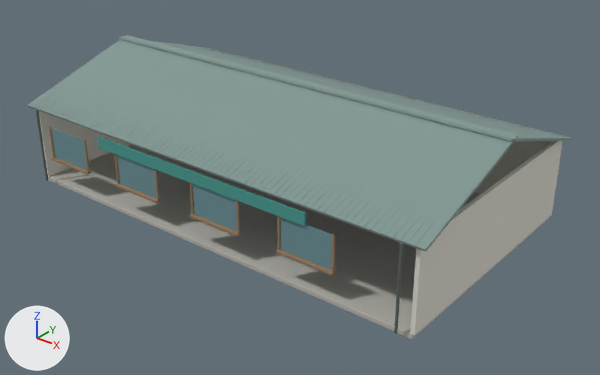
Renders of the glTF model assets/models/coastal_detail/market.glb from each side of a commit.
The view is the same before and after, from a camera (50 mm lens) standing at (19.3, -23.2, 14.9) and looking at (0.9, -0.3, 0.7). The axes (+X, +Y, +Z) are drawn at lower left. The lights are the same throughout. The older version comes first. Where no turn or scale is listed for an object, it has been applied to the vertices. Vertices at exactly the same position are counted once.

Before the edit, the objects in view are built like this:
```python
me_cube_005 = bpy.data.meshes.new('Cube.005')
me_cube_005.from_pydata(...)  # a box spanning x -1.05..1.05, y -0.03..0.03, z -0.62..0.62; a box spanning x 2.95..5.05, y -0.03..0.03, z -0.62..0.62; a box spanning x 6.95..9.05, y -0.03..0.03, z -0.62..0.62; a box spanning x 10.95..13.05, y -0.03..0.03, z -0.62..0.62
me_cube_005.materials.append(mat_glass)  # cyan #698e95
me_cube_021 = bpy.data.meshes.new('Cube.021')
me_cube_021.from_pydata(...)  # 3544 vertices, 6492 faces; spans x -9.4..9.4, y -7.8..2.8, z -0.9..0.9
me_cube_021.materials.append(mat_roof)  # grey #819793
me_cube_025 = bpy.data.meshes.new('Cube.025')
me_cube_025.from_pydata(...)  # 312 vertices, 540 faces; spans x -1.85..12.8, y -5.26..0.65, z -0.4..2.1
me_cube_025.materials.append(mat_wood)  # brown #977c5d
ob_glass = bpy.data.objects.new('glass', me_cube_005)
ob_glass.location = (-7.0, -5.09, 1.8)
ob_roof = bpy.data.objects.new('roof', me_cube_021)
ob_roof.location = (0.0, 2.5, 4.0)
ob_wood = bpy.data.objects.new('wood', me_cube_025)
ob_wood.location = (-6.3, 0.0, 0.4)
# also in view: 'steel' at (0.0, -5.3, 1.6); 'teal' at (0.0, -5.2, 2.7); 'concrete' at (0.0, 0.0, -0.1); 'plaster' at (0.0, 0.0, 1.6)
```
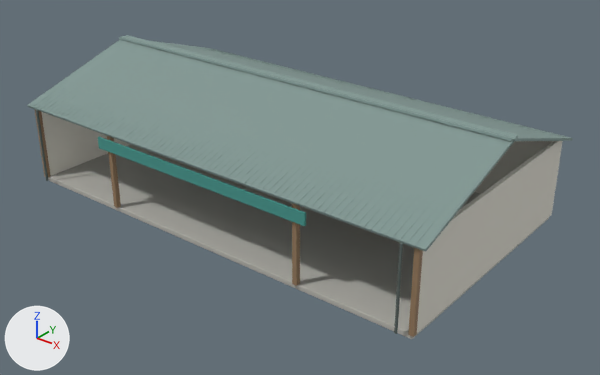
Location of each change, [x1, y1, x2, y2] in pixels of the pictures (600 x 375 px):
'glass', deleted: before [52, 129, 332, 270]
'wood', reshaped (6% wider, 52% taller): before [49, 127, 414, 276]; after [35, 110, 423, 337]
part 1 of me_cube_025, added: after [35, 110, 51, 177]
part 2 of me_cube_025, added: after [107, 136, 121, 208]
part 3 of me_cube_025, added (brown): after [292, 203, 300, 286]
part 4 of me_cube_025, added (brown): after [408, 248, 423, 337]
part 5 of me_cube_025, deleted: before [49, 127, 336, 276]

Edits to the bpy script that builds the scene:
```text
Change me_cube_025:
    used by ob_wood; location = (-6.3, 0.0, 0.4)
    remove me_cube_025.from_pydata(...)  # 312 vertices, 540 faces; spans x -1.85..12.8, y -5.26..0.65, z -0.4..2.1
    add me_cube_025.from_pydata(...)  # 248 vertices, 444 faces; spans x -2.79..15.39, y -5.09..0.65, z -0.4..2.8
    me_cube_025 part 1: a new loose piece, a box spanning x -2.79..-2.61, y -5.09..-4.91, z -0.4..2.8, in mat_wood (brown #977c5d)
    me_cube_025 part 2: a new loose piece, a box spanning x 1.71..1.89, y -5.09..-4.91, z -0.4..2.8, in mat_wood (brown #977c5d)
    me_cube_025 part 3: a new loose piece, a box spanning x 10.71..10.89, y -5.09..-4.91, z -0.4..2.8, in mat_wood (brown #977c5d)
    me_cube_025 part 4: a new loose piece, a box spanning x 15.21..15.39, y -5.09..-4.91, z -0.4..2.8, in mat_wood (brown #977c5d)
    me_cube_025 part 5: 12 loose pieces with 96 vertices, spanning x -1.85..12.45, y -5.26..-5.08, z 0.69..2.1, are deleted
Remove ob_glass:
    ob_glass = bpy.data.objects.new('glass', me_cube_005)
    ob_glass.location = (-7.0, -5.09, 1.8)
```
